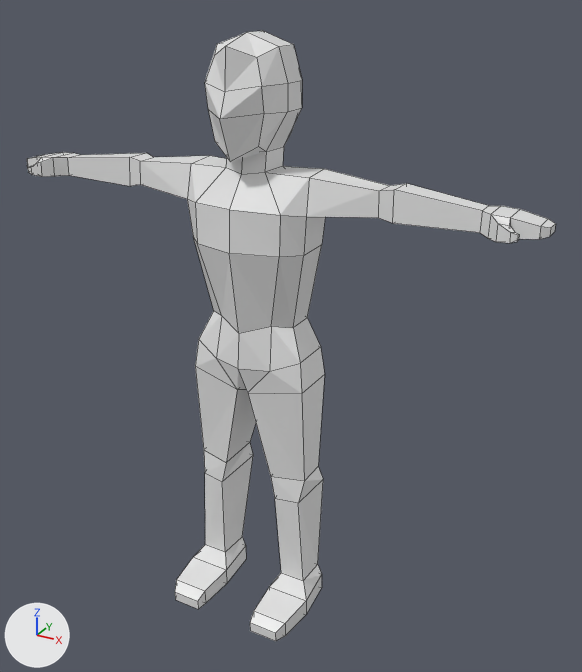
The Blender file assets/objects/enemy.blend: old version first, new version second.
Before and after are seen from a 50 mm camera at (9.77, -16.12, 16.17) aimed at (0.84, 0.12, 8.05). Arrows for +X, +Y and +Z are at lower left; the lights stay in place. Mesh edges are drawn as thin lines.
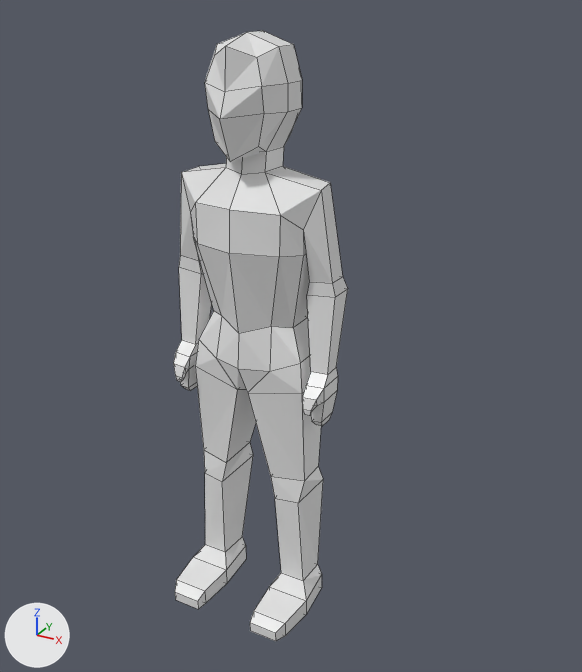
Pixel boxes [x1, y1, x2, y2] of what changed, in the pictures (582 x 672 px; the box of a moved part takes in the faces that stretch with it):
'Cube', reshaped (67% narrower)
    before: [27, 31, 556, 641]
    after: [173, 31, 348, 641]
part 1 of me_cube, moved or reshaped
    before: [27, 152, 556, 257]
    after: [173, 164, 348, 426]

The change, as a list of edits to the scene's bpy script:
```text
Change me_cube:
    used by ob_cube; location = (0.0, 0.0, 13.12)
    remove me_cube.from_pydata(...)  # 134 vertices, 119 faces; spans x -6.9..0.0, y -2.14..1.16, z -12.78..2.06
    add me_cube.from_pydata(...)  # 134 vertices, 119 faces; spans x -2.23..0.0, y -2.14..1.16, z -12.78..2.06
    me_cube part 1: 44 of 134 vertices moved; they spanned x -6.9..-1.58, y -1.01..0.43, z -1.73..-0.85 and now span x -2.23..-1.5, y -1.01..0.43, z -7.01..-1.11; mean shift (3.38, 0.0, -4.02); largest move (-6.9, -0.16, -1.28) -> (-2.07, -0.16, -7.01)
```
